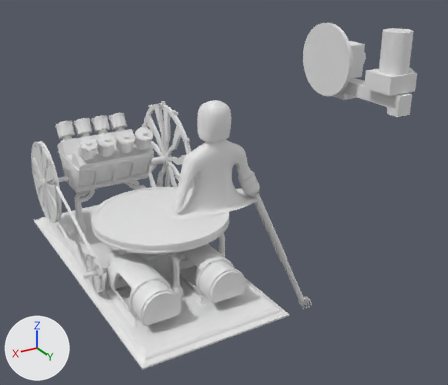
A saved change to the Blender file 3_Blend_Files/Animation.blend.
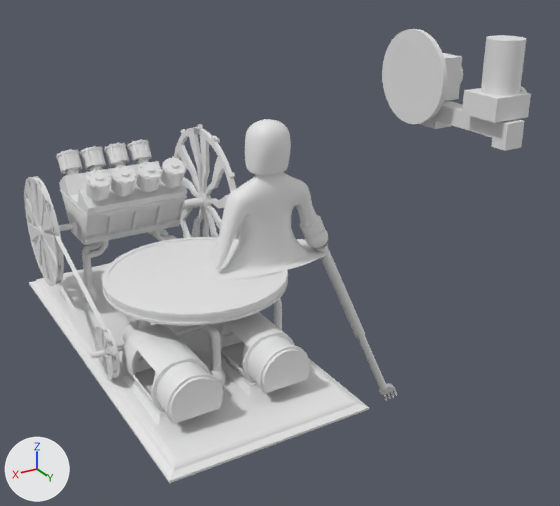
Old and new are each drawn whole from a camera (50 mm lens) standing at (3.39, 9.37, 4.91) and looking at (-3.21, -1.62, -0.59) and again close up from a camera (50 mm lens) standing at (3.12, 8.91, 4.56) and looking at (-1.29, 1.56, 0.89). Every picture has the same lights, and +X, +Y and +Z are marked at lower left. The last two pictures show the newer version.

Before the edit, the objects in view are built like this:
```python
ob_belt = bpy.data.objects.new('Belt', me_plane_001)
ob_belt.location = (1.04, 0.65, 0.68)
ob_circle = bpy.data.objects.new('Circle', cu_circle)
ob_circle.parent = ob_belt
ob_circle.location = (-1.017, -0.882, 0.36)
ob_circle.rotation_euler = (0.0, 1.571, 0.0)  # degrees (0, 90, 0)
ob_circle.scale = (0.376, 0.356, 1.06)
ob_cylinder_009 = bpy.data.objects.new('Cylinder.009', me_cylinder_022)
ob_cylinder_009.parent = ob_humanoidplatform
ob_cylinder_009.location = (0.163, 2.797, -0.146)
ob_cylinder_009.rotation_euler = (0.0, 0.0, 4.712)  # degrees (0, 0, 270)
ob_cylinder_009.scale = (0.0381, 0.0381, 0.183)
ob_humanoid = bpy.data.objects.new('Humanoid', me_cube_010)
ob_humanoid.location = (-0.9, 2.13, 1.7)
ob_humanoid.scale = (0.5, 0.5, 0.5)
ob_humanoidplatform = bpy.data.objects.new('HumanoidPlatform', me_cylinder_024)
ob_humanoidplatform.location = (-0.09, 1.77, 1.0)
ob_humanoidplatform.scale = (1.0, 1.0, 0.107)
# also in view: 'LifePumpStand' at (0.62, 2.48, 0.14); 'Pulley_Engine' at (1.03, -0.22, 1.04); 'Cylinder_3' at (-0.14, 0.41, 1.7); 'Cylinder_2' at (0.18, 0.41, 1.7); 'Cylinder_4' at (-0.46, 0.41, 1.7)
```
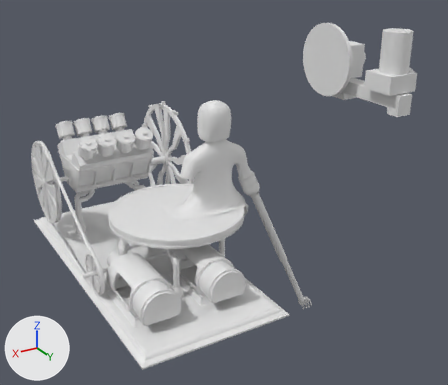
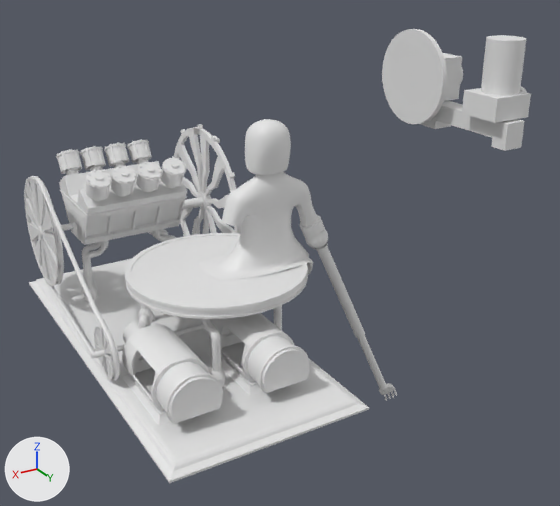
Commit message: created new belt for automaton

ob_circle is not drawn itself; it is used by a modifier of ob_belt.

Where the change shows, as pixel boxes (x1, y1, x2, y2) in the close-ups (560 x 506 px; the box of a moved part takes in the faces that stretch with it):
'HumanoidPlatform', moved
    before: (102, 237, 288, 326)
    after: (125, 233, 308, 319)
'Humanoid', reshaped (7% narrower)
    before: (198, 119, 327, 281)
    after: (198, 119, 318, 281)
'Belt', reshaped, moved, turned, modifiers changed
    before: (32, 204, 111, 364)
    after: (31, 176, 120, 381)
part 1 of me_cube_010, moved or reshaped
    before: (273, 239, 327, 272)
    after: (273, 246, 313, 275)
part 2 of me_cube_010, deleted
    before: (215, 221, 240, 270)

Diff of the bpy script that builds the scene:
```diff
--- a/3_Blend_Files/Animation.blend.py
+++ b/3_Blend_Files/Animation.blend.py
@@ me_cube_010 @@
 # used by ob_humanoid; location = (-0.9, 2.13, 1.7); scale = (0.5, 0.5, 0.5)
-me_cube_010.from_pydata(...)  # 2692 vertices, 2680 faces; spans x -1.47..1.47, y -1.25..0.24, z -1.4..1.89
+me_cube_010.from_pydata(...)  # 2571 vertices, 2553 faces; spans x -1.31..1.47, y -1.25..0.24, z -1.91..1.89
+# me_cube_010 part 1: 295 vertices moved from x -1.47..0.0, y -1.18..0.24, z -1.4..-1.23 to x -1.08..0.0, y -1.18..0.24, z -1.91..-1.24; 11 vertices removed from x -0.7..0.0, y 0.17..0.24, z -1.38..-1.36; 11 vertices added at x -0.7..0.0, y 0.17..0.24, z -1.37..-1.35
+# me_cube_010 part 2: 121 vertices removed from x 0.89..1.34, y -0.55..-0.11, z -1.25..-0.39
@@ me_plane_001 @@
 # used by ob_belt; location = (1.04, 0.65, 0.68)
-me_plane_001.from_pydata(...)  # 12 vertices, 5 faces; spans x -1.0124, y -0.0496..0.0496, z -0.0086..0.0086
+me_plane_001.from_pydata(...)  # 300 vertices, 300 faces; spans x -2.2608..0.3075, y -1.1111..0.7876, z -1.5548..0.064
+# me_plane_001 part 3: 12 vertices removed from x -1.0124, y -0.0496..0.0496, z -0.0086..0.0086; 300 vertices added at x -2.2608..0.3075, y -1.1111..0.7876, z -1.5548..0.064
@@ me_cylinder_024 @@
 # used by ob_humanoidplatform; location = (-0.09, 1.77, 1.0); scale = (1.0, 1.0, 0.107)
-me_cylinder_024.from_pydata(...)  # 320 vertices, 290 faces; spans x -1.01..1.01, y -1.01..1.01, z -1.01..0.16
+me_cylinder_024.from_pydata(...)  # 320 vertices, 290 faces; spans x -1.27..0.75, y -1.01..1.01, z -1.01..0.16
+# me_cylinder_024 part 4: the whole mesh is moved by (-0.26, 0.0, 0.0)
@@ ob_circle @@
-ob_circle = bpy.data.objects.new('Circle', cu_circle)
-ob_circle.parent = ob_belt
-ob_circle.location = (-1.017, -0.882, 0.36)
-ob_circle.rotation_euler = (0.0, 1.571, 0.0)  # degrees (0, 90, 0)
-ob_circle.scale = (0.376, 0.356, 1.06)
-ob_circle.hide_set(True)
@@ ob_belt @@
 ob_belt = bpy.data.objects.new('Belt', me_plane_001)
-ob_belt.location = (1.04, 0.65, 0.68)
-_m = ob_belt.modifiers.new('Array', 'ARRAY')
-_m.count = 64
-_m.curve = ob_circle
-_m.constant_offset_displace = (0.0, -0.22, -0.45)
-_m.relative_offset_displace = (0.0, 1.0, 0.0)
-_m = ob_belt.modifiers.new('Curve', 'CURVE')
-_m.object = ob_circle
-_m.deform_axis = 'POS_Y'
+ob_belt.location = (1.75, -0.03, 1.67)
+ob_belt.rotation_euler = (0.0, 0.0, -0.94)  # degrees (0, 0, -54)
```
